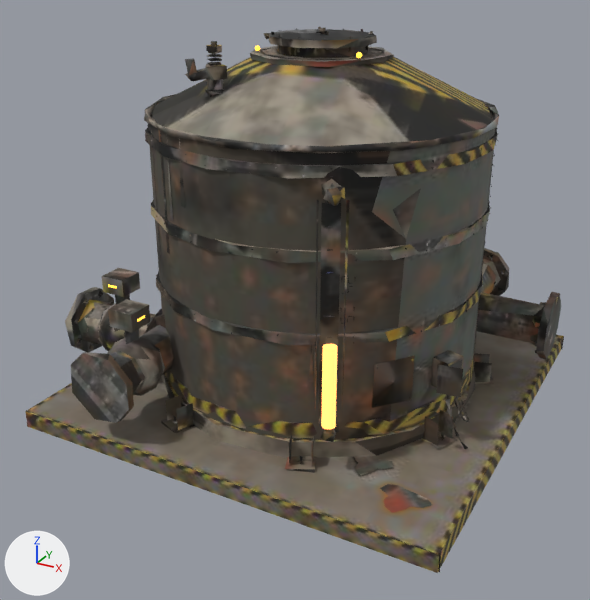
One commit to the glTF model jogo/assets/modelos/energia/tanque.glb: the scene before it, then after it.
Both versions are drawn from a 50 mm camera at (1.62, -3.19, 2.03) aimed at (-0.03, -0.18, 0.52). The lights are fixed; the arrows at lower left show +X, +Y and +Z. The picture after the commit comes second. Where no turn or scale is listed for an object, it has been applied to the vertices. Vertices at exactly the same position are counted once.

The scene before the commit, as lines of its bpy script (objects in view):
```python
me_nivel_seiva = bpy.data.meshes.new('nivel_seiva')
me_nivel_seiva.from_pydata(...)  # a 20-sided cylinder along z spanning x -0.028..0.028, y -0.028..0.028, z 0.0..0.343
me_nivel_seiva.materials.append(mat_p_fogo_001)  # orange #ffaa59, glowing orange #ffaa59
me_poca_pingo_004 = bpy.data.meshes.new('poca_pingo.004')
me_poca_pingo_004.from_pydata(...)  # 2993 vertices, 2372 faces; spans x 3.5..5.5, y 2.5..4.5, z 0.0..1.7
me_poca_pingo_004.materials.append(mat_tanque_tex)  # picture img_tanque_tex
ob_nivel_seiva = bpy.data.objects.new('nivel_seiva', me_nivel_seiva)
ob_nivel_seiva.location = (0.425, -0.736, 0.3)
ob_tanque_corpo = bpy.data.objects.new('tanque_corpo', me_poca_pingo_004)
ob_tanque_corpo.location = (-4.5, -3.5, 0.0)
```
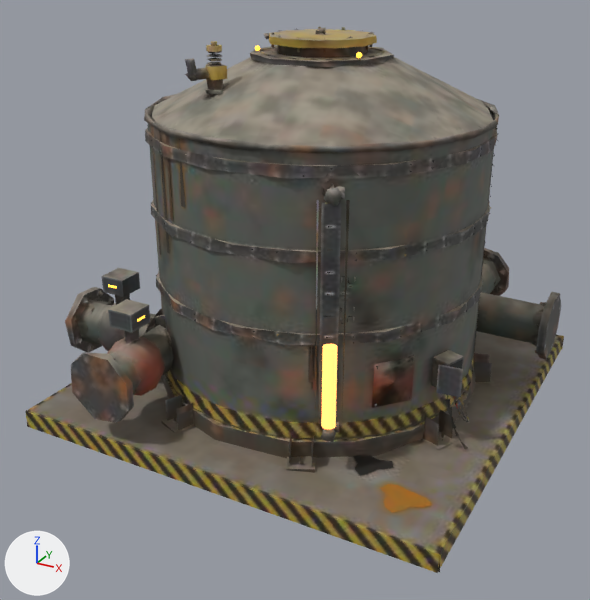
What differs and where, as boxes [x1, y1, x2, y2] in the pictures (590 x 600 px; the box of a moved part takes in the faces that stretch with it):
part 1 of me_poca_pingo_004, moved or reshaped
    before: [70, 179, 540, 464]
    after: [70, 179, 540, 465]
part 2 of me_poca_pingo_004, moved or reshaped
    before: [185, 28, 373, 81]
    after: [185, 27, 372, 81]
part 3 of me_poca_pingo_004, surface changed
    both: [25, 27, 564, 573]

What changed in the scene script:
```text
Change me_poca_pingo_004:
    where me_poca_pingo_004.from_pydata(...)  # 2993 vertices, 2372 faces; spans x 3.5..5.5, y 2.5..4.5, z 0.0..1.7
    used by ob_tanque_corpo; location = (-4.5, -3.5, 0.0)
    me_poca_pingo_004 part 1: 130 of 2993 vertices moved; they spanned x 3.5..5.5, y 2.5..3.88, z 0.08..1.26 and now span x 3.5..5.5, y 2.5..3.88, z 0.08..1.26; mean shift (0.0, 0.0, 0.0); largest move (4.92, 2.8, 1.21) -> (4.09, 2.53, 0.21)
    me_poca_pingo_004 part 2: 41 of 2993 vertices moved; they spanned x 3.74..4.69, y 2.97..4.31, z 0.08..1.69 and now span x 3.74..4.69, y 2.97..4.31, z 0.08..1.69; mean shift (-0.01, 0.0, 0.0); largest move (4.16, 4.17, 0.09) -> (4.23, 4.31, 0.09)
    me_poca_pingo_004 part 3: 2075 kept faces spanning x 3.5..5.5, y 2.5..4.5, z 0.0..1.7 get new texture (UV) coordinates
```
